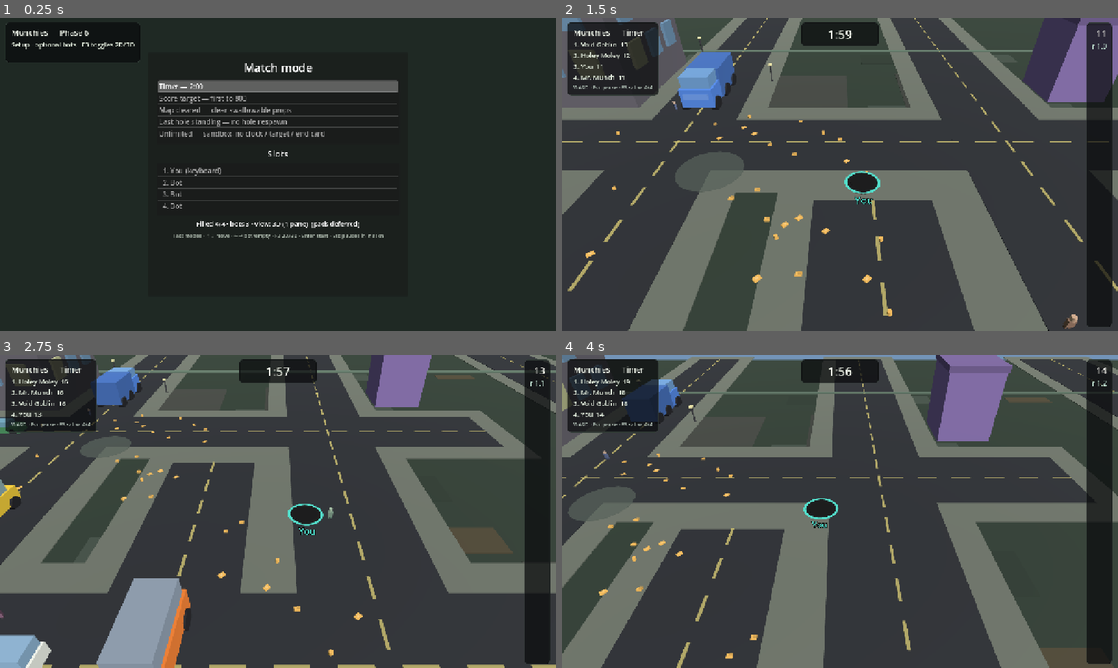
Above: before the commit, frames 1-4 (two rows, left to right).
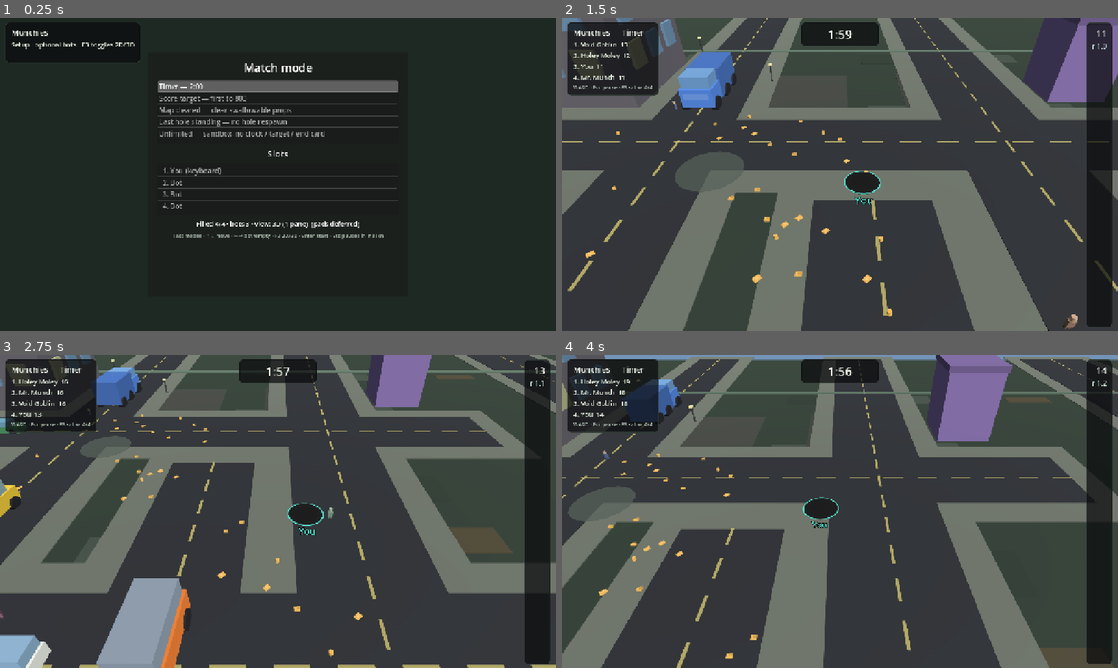
Above: after the commit, the same moments.

Repository: yelsayd/munchies
Game: Godot game, scene res://scenes/main.tscn
The game is run twice, just before and just after one commit, with the same random seed, the same clock (stepped at 60 frames per second) and the same inputs.
Inputs:
- Up to frame 1 (0.25 s): no input
- Up to frame 2 (1.5 s): tap Enter (confirm) at 0.5, 0.6 s; hold D (move_right) 0.53-1.28 s; hold S (move_down) from 1.28 s (still down); tap Tab at 1.35 s
- Up to frame 3 (2.75 s): release S (move_down) at 2.03 s; hold D (move_right) from 2.03 s (still down); tap Enter (confirm) at 2.1 s
- Up to frame 4 (4 s): release D (move_right) at 2.78 s; hold W (move_up) 2.78-3.53 s; tap Tab at 2.85 s; hold A (move_left) from 3.53 s (still down); tap Enter (confirm) at 3.6 s

The runs differ from the first frame. In frame 1, less than 0.1% of the frame differs, in the area x 10-16%, y 4-6%; in frame 2, 0.1%, in the area x 50-58%, y 48-57%; in frame 3, 0.1%; in frame 4, 0.1%.

Commit message:
Drop phase labels; seal hole rim; keep people/hydrants on swallow.
Strip leftover planning "phase" wording from UI, README, and setup APIs.
Oversize the pit under the rim so pavement cannot show between fill and
ring. Swallow tweens carry role/color and drop small props upright so they
no longer flash as horizontal orange slabs.

Co-authored-by: Yasser Elsayed <yelsayd@users.noreply.github.com>

Diff:
--- a/project.godot
+++ b/project.godot
@@ -15,7 +15,7 @@
 [application]
 
 config/name="Munchies"
-config/description="Local hole-swallow game. Phase 6: setup slots, optional bots, shared end card."
+config/description="Local hole-swallow game. Setup slots, optional bots, shared end card."
 run/main_scene="res://scenes/main.tscn"
 config/features=PackedStringArray("4.7", "Forward Plus")
 config/icon="res://icon.svg"
--- a/scenes/main.tscn
+++ b/scenes/main.tscn
@@ -89,7 +89,7 @@
 layout_mode = 2
 theme_override_colors/font_color = Color(0.92, 0.94, 0.9, 1)
 theme_override_font_sizes/font_size = 18
-text = "Munchies — Phase 6"
+text = "Munchies"
 
 [node name="Score" type="Label" parent="HUD/LeftPanel/Margin/VBox"]
 layout_mode = 2
--- a/scripts/main.gd
+++ b/scripts/main.gd
@@ -1,8 +1,8 @@
 extends Node2D
-## Phase 6 view: setup (modes + slot list + optional bots) → couch split-screen.
+## Setup (modes + slot list + optional bots) → couch split-screen.
 ## Slot 0 = keyboard; other filled slots = bots until pads exist. Esc pauses all.
 ## Unlimited never shows a clock or score target. Shared end card for ending modes.
-## 3D spike: presentation-only World3D reads sim each frame. F3 toggles 2D/3D.
+## 3D: presentation-only World3D reads sim each frame. F3 toggles 2D/3D.
 ## Multi-pane 3D is deferred — 3D mode uses one pane following the keyboard hole.
 
 const PIXELS_PER_METER := 24.0
@@ -208,7 +208,7 @@
 	end_panel.visible = false
 	timer_panel.visible = false
 	left_panel.visible = true
-	title_label.text = "Munchies — Phase 6"
+	title_label.text = "Munchies"
 	score_label.text = "Setup · optional bots · F3 toggles 2D/3D"
 	hint_label.text = ""
 	_setup_focus = SetupFocus.MODES
@@ -491,6 +491,10 @@
 				"y": float(ev.get("y", 0.0)),
 				"radius": float(ev.get("radius", 0.25)),
 				"tier": int(ev.get("tier", 0)),
+				"prop_id": int(ev.get("prop_id", 0)),
+				"role": int(ev.get("role", MunchiesSim.ROLE_PROP)),
+				"vehicle": int(ev.get("vehicle", MunchiesSim.VEHICLE_SEDAN)),
+				"body_color": ev.get("body_color"),
 				"scale": 1.0,
 				"alpha": 1.0,
 				"drop": 0.0, ## meters straight down into the pit
--- a/scripts/world_view.gd
+++ b/scripts/world_view.gd
@@ -97,13 +97,29 @@
 		# Skip tiny polys — Godot triangulation fails on degenerate car/building quads.
 		if r < 2.0:
 			continue
-		var col: Color = TIER_COLORS.get(int(t["tier"]), Color.WHITE) as Color
+		var tier: int = int(t["tier"])
+		var role: int = int(t.get("role", MunchiesSim.ROLE_PROP))
+		var col: Color = TIER_COLORS.get(tier, Color.WHITE) as Color
+		if t.get("body_color", null) != null:
+			col = t["body_color"] as Color
 		col.a = alpha
-		var tier: int = int(t["tier"])
-		if bool(t.get("fallen", false)) or float(t.get("tip_angle", 0.0)) > 0.05:
+		# People / street clutter keep silhouette (no orange tipped slab).
+		var keep_upright: bool = (
+			role == MunchiesSim.ROLE_PERSON
+			or role == MunchiesSim.ROLE_LAMP
+			or tier <= 1
+		)
+		if keep_upright:
+			if role == MunchiesSim.ROLE_LAMP:
+				_draw_lamp(pos, r)
+			elif role == MunchiesSim.ROLE_PERSON:
+				_draw_person(pos, r, col, 0.0)
+			else:
+				_draw_tier_shape(tier, pos, r, col, int(t.get("prop_id", 0)), 0.0, int(t.get("vehicle", 0)))
+		elif bool(t.get("fallen", false)) or float(t.get("tip_angle", 0.0)) > 0.05:
 			_draw_prop_tipped(t, pos, r, col, tier)
 		else:
-			_draw_tier_shape(tier, pos, r, col, 0, 0.0)
+			_draw_tier_shape(tier, pos, r, col, int(t.get("prop_id", 0)), 0.0, int(t.get("vehicle", 0)))
 
 	# All holes (alive) on top; dead holes are invisible until respawn.
 	for hole_v in sim.holes:
--- a/scripts/world_view_3d.gd
+++ b/scripts/world_view_3d.gd
@@ -19,9 +19,9 @@
 const COL_BORDER := Color(0.38, 0.46, 0.40)
 const SIDEWALK_M := 2.2
 ## Road top ≈ 0.085 m; hole fill/rim/flash sit clearly above so roads never occlude them.
-const HOLE_FILL_Y := 0.10
-const HOLE_RIM_Y := 0.145
-const HOLE_FLASH_Y := 0.17
+const HOLE_FILL_Y := 0.12
+const HOLE_RIM_Y := 0.16
+const HOLE_FLASH_Y := 0.185
 const LANE_Y := 0.095
 
 ## Set by main.gd (World3D may live under a SubViewport).
@@ -288,13 +288,13 @@
 		var id: int = int(hole["id"])
 		seen[id] = true
 		var root: Node3D = _hole_nodes.get(id) as Node3D
-		# Recreate if rim is not the current flat-ring ArrayMesh (old cylinder/torus rims).
+		# Recreate if rim is not the current sealed flat-ring (old cylinder/torus / gap rims).
 		if root != null:
 			var rim_n: MeshInstance3D = root.get_node_or_null("Rim") as MeshInstance3D
 			var needs_rebuild: bool = (
 				rim_n == null
 				or not (rim_n.mesh is ArrayMesh)
-				or not bool(rim_n.get_meta("flat_ring", false))
+				or int(rim_n.get_meta("rim_v", 0)) < 2
 				or root.get_node_or_null("Name") == null
 			)
 			if needs_rebuild:
@@ -333,6 +333,10 @@
 		var scale_v: float = float(tw.get("scale", 1.0))
 		var r: float = float(tw["radius"])
 		var tier: int = int(tw["tier"])
+		var role: int = int(tw.get("role", MunchiesSim.ROLE_PROP))
+		var body_col: Variant = tw.get("body_color", null)
+		if body_col == null:
+			body_col = TIER_COLORS.get(tier, Color.WHITE)
 		var fake := {
 			"id": int(tw.get("prop_id", 0)),
 			"x": float(tw["x"]),
@@ -345,20 +349,32 @@
 			"fallen": bool(tw.get("fallen", false)),
 			"tip_dx": float(tw.get("tip_dx", 1.0)),
 			"tip_dy": float(tw.get("tip_dy", 0.0)),
-			"role": int(tw.get("role", MunchiesSim.ROLE_PROP)),
+			"role": role,
 			"vehicle": int(tw.get("vehicle", 0)),
-			"body_color": tw.get("body_color", TIER_COLORS.get(tier, Color.WHITE)),
+			"body_color": body_col,
 		}
 		var node := _make_prop_node(fake)
 		_apply_prop_alpha(node, alpha)
 		_tweens_root.add_child(node)
 		var drop: float = float(tw.get("drop", 0.0))
-		# Freeze XZ; tip pose + fall straight down (no slide toward hole center).
+		var h: float = _prop_height(tier, r * scale_v, fake)
 		var face_yaw := 0.0
-		if tier == 2 and host != null and host.sim != null:
+		if (tier == 2 or role == MunchiesSim.ROLE_PERSON) and host != null and host.sim != null:
 			face_yaw = -_prop_facing(fake, host.sim as MunchiesSim)
-		_place_prop_tipped(node, fake, _prop_height(tier, r * scale_v, fake), face_yaw)
-		node.position.y -= drop
+		# People / street clutter keep their upright silhouette while dropping —
+		# tipping them reads as a horizontal orange slab.
+		var keep_upright: bool = (
+			role == MunchiesSim.ROLE_PERSON
+			or role == MunchiesSim.ROLE_LAMP
+			or tier <= 1
+		)
+		if keep_upright:
+			node.transform = Transform3D.IDENTITY
+			node.position = Vector3(float(fake["x"]), h * 0.5 - drop, float(fake["y"]))
+			node.rotation = Vector3(0.0, face_yaw, 0.0)
+		else:
+			_place_prop_tipped(node, fake, h, face_yaw)
+			node.position.y -= drop
 		_tween_nodes.append(node)
 
 
@@ -708,14 +724,15 @@
 	var root := Node3D.new()
 	root.name = "Hole_%d" % int(hole["id"])
 
-	# Dark fill sits ABOVE roads/sidewalks so pavement never punches through the pit.
+	# Dark fill sits ABOVE roads/sidewalks. Oversized vs rim-inner so pavement
+	# cannot peek between the black disc and the colored ring under a tilt.
 	var pit := MeshInstance3D.new()
 	pit.name = "Pit"
 	var cyl := CylinderMesh.new()
-	cyl.top_radius = 1.0
-	cyl.bottom_radius = 1.0
-	cyl.height = 0.08
-	cyl.radial_segments = 64
+	cyl.top_radius = 1.04
+	cyl.bottom_radius = 1.04
+	cyl.height = 0.10
+	cyl.radial_segments = 96
 	pit.mesh = cyl
 	pit.material_override = _mat(Color(0.03, 0.03, 0.04))
 	pit.position.y = HOLE_FILL_Y
@@ -728,24 +745,26 @@
 	ic.top_radius = 0.72
 	ic.bottom_radius = 0.72
 	ic.height = 0.06
-	ic.radial_segments = 48
+	ic.radial_segments = 64
 	inner.mesh = ic
 	inner.material_override = _mat(Color(0.01, 0.01, 0.015))
 	inner.position.y = HOLE_FILL_Y + 0.02
 	root.add_child(inner)
 
-	# Flat annular rim — high segment count reads as a smooth circle (torus looked faceted).
+	# Flat annular rim — inner edge sits on top of the oversized pit (no ground gap).
 	var rim := MeshInstance3D.new()
 	rim.name = "Rim"
-	rim.mesh = _make_flat_ring_mesh(0.92, 1.08, 96)
+	rim.mesh = _make_flat_ring_mesh(0.98, 1.12, 96)
 	rim.set_meta("flat_ring", true)
+	rim.set_meta("rim_v", 2)
 	rim.position.y = HOLE_RIM_Y
 	root.add_child(rim)
 
 	var flash := MeshInstance3D.new()
 	flash.name = "Flash"
-	flash.mesh = _make_flat_ring_mesh(0.98, 1.16, 96)
+	flash.mesh = _make_flat_ring_mesh(1.02, 1.20, 96)
 	flash.set_meta("flat_ring", true)
+	flash.set_meta("rim_v", 2)
 	flash.position.y = HOLE_FLASH_Y
 	flash.material_override = _mat(Color(1, 1, 1, 0.0), true)
 	flash.visible = false
--- a/sim/sim.gd
+++ b/sim/sim.gd
@@ -1,7 +1,7 @@
 class_name MunchiesSim
 extends RefCounted
 ## Pure simulation for Munchies. No scene tree, no physics nodes.
-## Phase 6 couch: setup slots → same step for all panes; claims exclusive; modes own respawn/elim.
+## Couch match: setup slots → same step for all panes; claims exclusive; modes own respawn/elim.
 
 const START_RADIUS := 1.0
 const START_MASS := 1.0
@@ -232,8 +232,8 @@
 	holes.append(make_hole(_alloc_id(), 0.0, 0.0, false, 0))
 
 
-## Compact Phase 1 layout kept for regression checks.
-func setup_phase1(world_seed: int = 1) -> void:
+## Compact litter layout kept for regression checks.
+func setup_compact(world_seed: int = 1) -> void:
 	setup_empty(world_seed, 30.0)
 	_scatter_props(0, TIER0_RADIUS, 80, Vector2(0, 0), 12.0, START_RADIUS * 2.5)
 	_scatter_props(0, TIER0_RADIUS, 40, Vector2(14, -10), 8.0, 0.0)
@@ -245,18 +245,18 @@
 		objects.append(make_prop(_alloc_id(), cos(a) * d, sin(a) * d, 1, 1.15))
 
 
-## Phase 2: 160 m hand-laid map, five tiers, four corner spawns.
-func setup_phase2(world_seed: int = 42, spawn_pad: int = 0) -> void:
+## Full 160 m hand-laid map, five tiers, four corner spawns.
+func setup_full(world_seed: int = 42, spawn_pad: int = 0) -> void:
 	config = MatchConfig.for_mode(MatchConfig.Mode.UNLIMITED, 1)
-	_layout_phase2_map(world_seed)
+	_layout_map(world_seed)
 	var pad: Vector2 = SPAWN_PADS[clampi(spawn_pad, 0, SPAWN_PADS.size() - 1)]
 	holes.append(make_hole(_alloc_id(), pad.x, pad.y, false, 0))
 
 
-## Phase 6: match from setup slots (keyboard / bot / empty). Pads deferred.
+## Match from setup slots (keyboard / bot / empty). Pads deferred.
 func setup_match(cfg: MatchConfig, world_seed: int = 42) -> void:
 	config = cfg
-	_layout_phase2_map(world_seed)
+	_layout_map(world_seed)
 	var kinds: PackedStringArray = cfg.slots
 	if kinds.is_empty():
 		kinds = MatchConfig.default_slots(clampi(cfg.hole_count, 1, 4))
@@ -292,7 +292,7 @@
 	return out
 
 
-func _layout_phase2_map(world_seed: int) -> void:
+func _layout_map(world_seed: int) -> void:
 	_rng.seed = world_seed
 	tick = 0
 	elapsed = 0.0
--- a/tests/test_sim.gd
+++ b/tests/test_sim.gd
@@ -1,5 +1,5 @@
 extends SceneTree
-## Headless Phase 1–6 checks. Run:
+## Headless sim checks. Run:
 ##   godot --headless --path . -s res://tests/test_sim.gd
 
 func _init() -> void:
@@ -15,7 +15,7 @@
 	failed += _check_litter_swallow_and_grow()
 	failed += _check_slowdown()
 	failed += _check_map_clamp()
-	failed += _check_phase2_map()
+	failed += _check_full_map()
 	failed += _check_spawn_food_nearby()
 	failed += _check_claims_closest()
 	failed += _check_claim_sticks_on_contest()
@@ -39,7 +39,7 @@
 	failed += _check_building_tip_and_fall()
 
 	if failed == 0:
-		print("PASS: all Phase 1–6 sim checks")
+		print("PASS: all sim checks")
 		quit(0)
 	else:
 		print("FAIL: %d check(s) failed" % failed)
@@ -48,7 +48,7 @@
 
 func _check_start_state() -> int:
 	var sim := MunchiesSim.new()
-	sim.setup_phase1(7)
+	sim.setup_compact(7)
 	var hole := sim.player_hole()
 	if not is_equal_approx(float(hole["radius"]), 1.0):
 		print("FAIL start radius: ", hole["radius"])
@@ -145,7 +145,7 @@
 
 func _check_map_clamp() -> int:
 	var sim := MunchiesSim.new()
-	sim.setup_phase2(1, 0)
+	sim.setup_full(1, 0)
 	var hole := sim.player_hole()
 	hole["x"] = sim.map_half + 10.0
 	hole["y"] = 0.0
@@ -162,9 +162,9 @@
 	return 0
 
 
-func _check_phase2_map() -> int:
-	var sim := MunchiesSim.new()
-	sim.setup_phase2(42, 0)
+func _check_full_map() -> int:
+	var sim := MunchiesSim.new()
+	sim.setup_full(42, 0)
 	if not is_equal_approx(sim.map_half, 80.0):
 		print("FAIL map_half expected 80, got ", sim.map_half)
 		return 1
@@ -212,7 +212,7 @@
 	if Vector2(float(hole["x"]), float(hole["y"])).distance_to(spawn) > 0.1:
 		print("FAIL hole not on spawn pad 0")
 		return 1
-	print("ok phase2 map tiers=", counts)
+	print("ok full map tiers=", counts)
 	return 0
 
 
@@ -335,7 +335,7 @@
 
 
 func _check_setup_slots_optional_bots() -> int:
-	## Phase 6: empty slots skipped; bots optional; default couch is 4 filled.
+	## Empty slots skipped; bots optional; default couch is 4 filled.
 	var cfg := MatchConfig.for_mode(MatchConfig.Mode.TIMER, 4)
 	if cfg.active_hole_count() != 4 or cfg.slots[0] != MatchConfig.SLOT_KEYBOARD:
 		print("FAIL default 4-slot couch setup")
@@ -652,7 +652,7 @@
 
 func _check_vehicles_drive() -> int:
 	var sim := MunchiesSim.new()
-	sim.setup_phase2(42, 0)
+	sim.setup_full(42, 0)
 	var car: Dictionary = {}
 	for p in sim.objects:
 		if int(p["tier"]) == 2:
@@ -678,7 +678,7 @@
 
 func _check_spawn_no_overlap() -> int:
 	var sim := MunchiesSim.new()
-	sim.setup_phase2(7, 0)
+	sim.setup_full(7, 0)
 	for i in sim.objects.size():
 		var a: Dictionary = sim.objects[i]
 		if not bool(a["alive"]):
@@ -700,7 +700,7 @@
 
 func _check_people_and_lamps() -> int:
 	var sim := MunchiesSim.new()
-	sim.setup_phase2(11, 0)
+	sim.setup_full(11, 0)
 	var lamps := 0
 	var people := 0
 	var person: Dictionary = {}
Not shown: 1 places in scenes/main.tscn that only renumber resources
